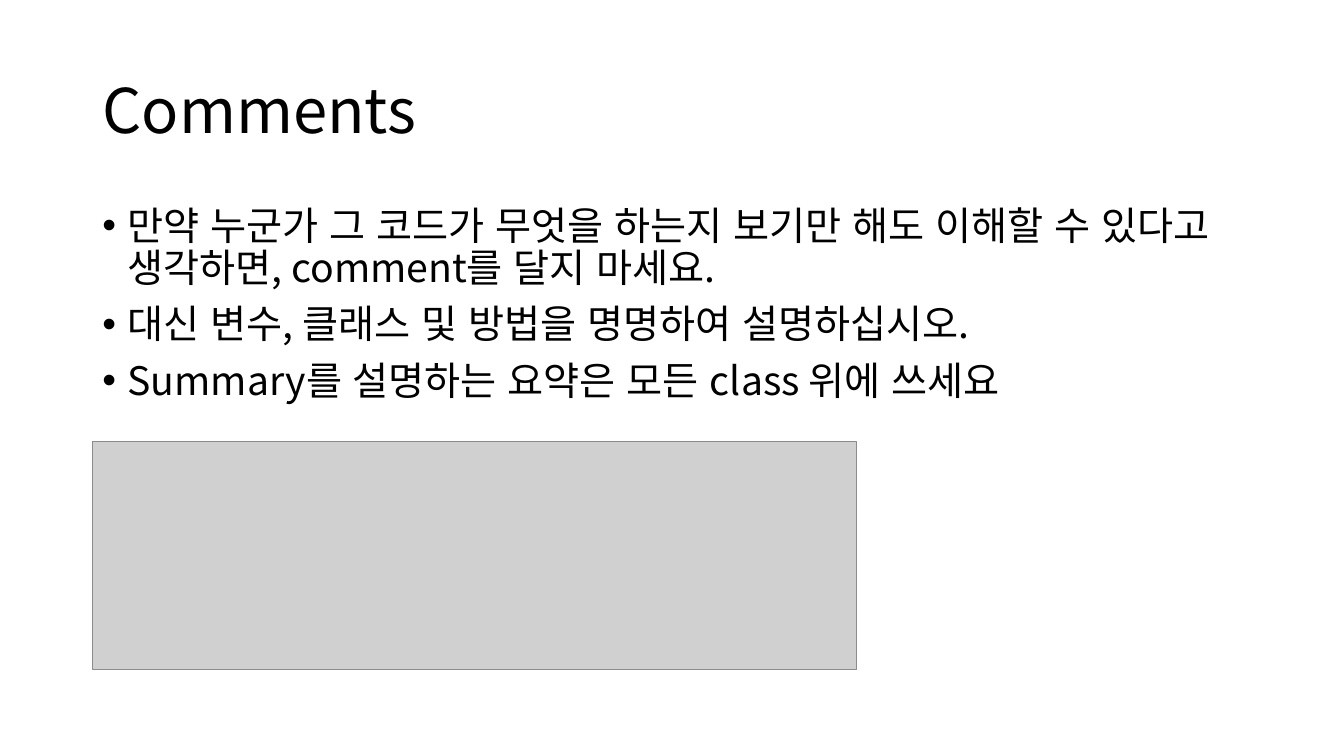
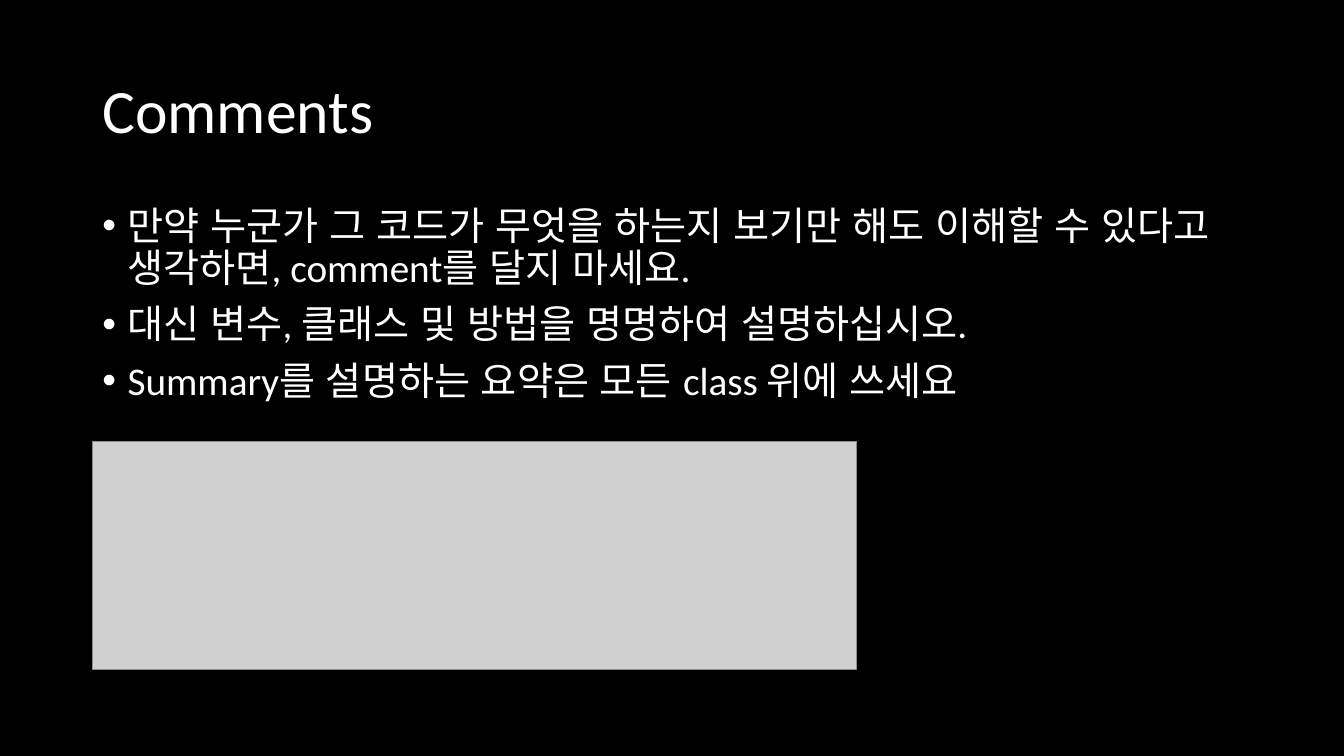
Before and after one commit to eungyukm/UnityCodeConvention, a slide deck: slide 8 of Doc/Code Convention.pptx. Drawn at 1344x756 pixels with LibreOffice and Linux fonts; fonts in the diff are those of the drawing; grey boxes stand for pictures. Boxes give left, top, right and bottom in pixels: in the first picture for what was removed or moved away, otherwise in the second. Text is boxed around its words. In the diff, an @@ line names an element or a change of style, - is before the commit and + after.

```diff
--- a/Doc/Code Convention.pptx
+++ b/Doc/Code Convention.pptx
@@ background #FFFFFF to #000000 @@
@@ title "Comments" at (102, 93, 373, 134): font Noto Sans CJK KR to Calibri, text colour #000000 to #FFFFFF @@
@@ text "만약 누군가 그 코드가 무엇을 ..." at (128, 207, 1209, 402): font Noto Sans CJK KR to Calibri, text colour #000000 to #FFFFFF @@
```
Also in this commit, not shown: 9 other slides changed, 2 other files.
